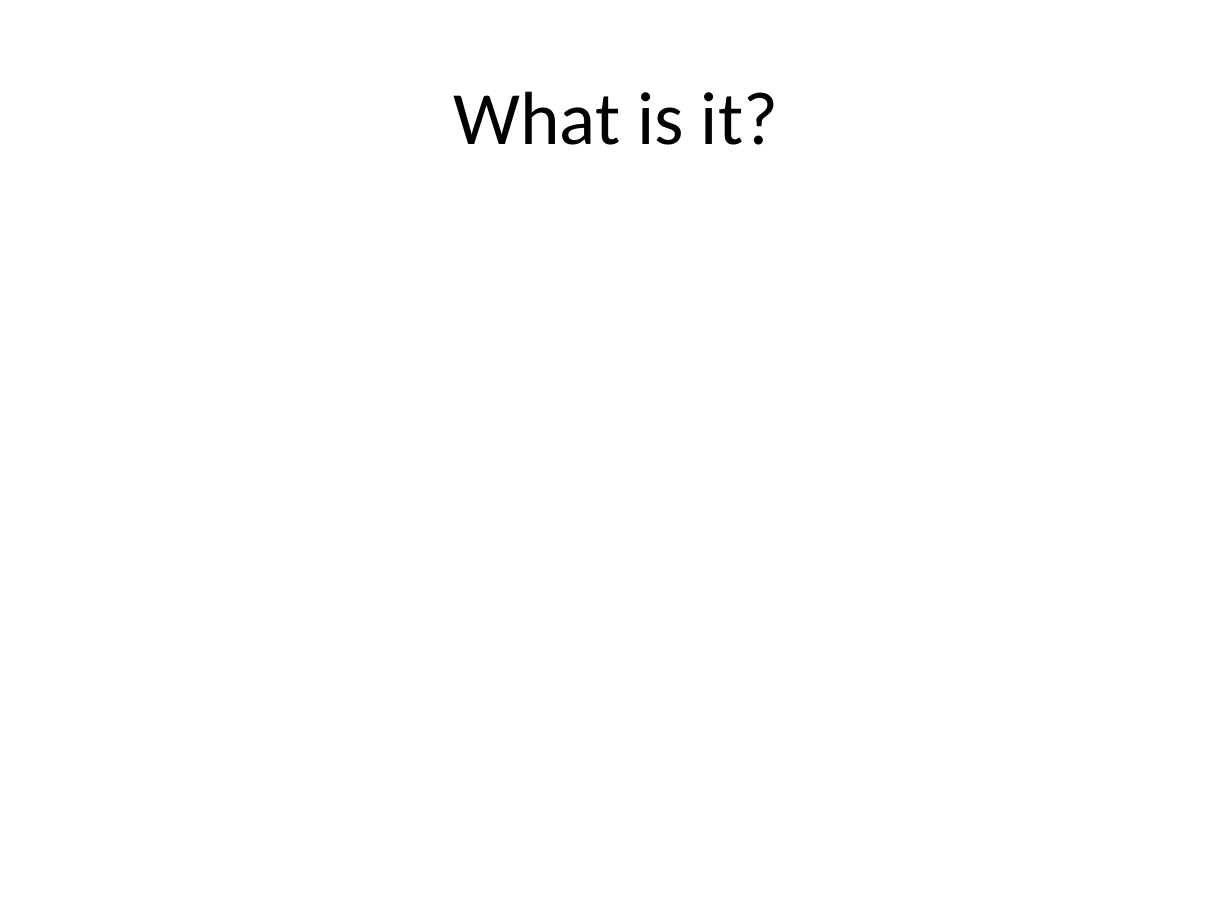
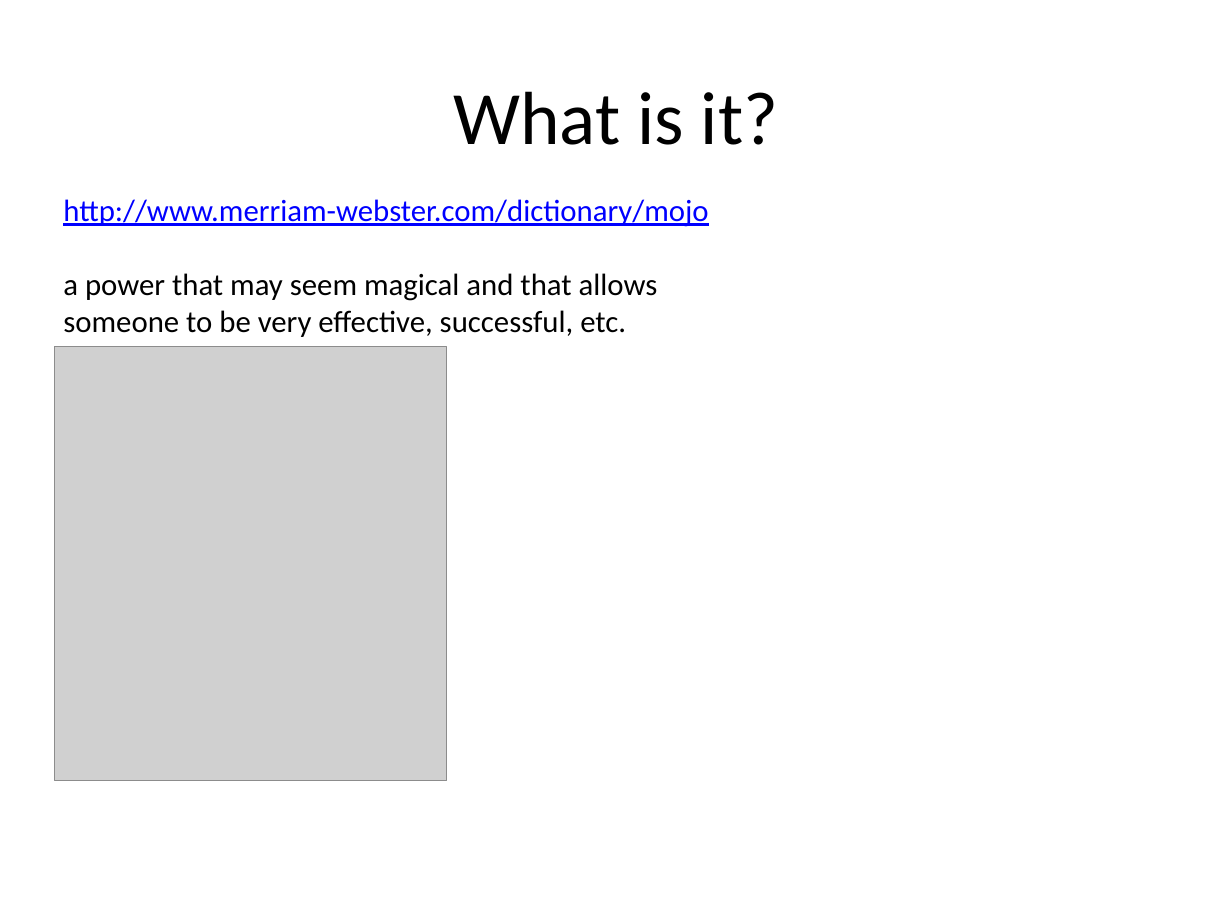
Before and after one commit to paul-burtness/webdevmojo, a slide deck: slide 2 of webdevmojo.pptx. Drawn at 1232x924 pixels with LibreOffice and Linux fonts; fonts in the diff are those of the drawing; grey boxes stand for pictures. Boxes give left, top, right and bottom in pixels: in the first picture for what was removed or moved away, otherwise in the second. Text is boxed around its words. In the diff, an @@ line names an element or a change of style, - is before the commit and + after.

```diff
--- a/webdevmojo.pptx
+++ b/webdevmojo.pptx
@@ text added at (x1=63, y1=199, x2=708, y2=337), 18 pt, text #000000 @@
+http://www.merriam-webster.com/dictionary/mojo
+a power that may seem magical and that allows someone to be very effective, successful, etc.
@@ picture added at (x1=54, y1=346, x2=446, y2=781) @@
```
Also in this commit, not shown: 5 other slides changed, 2 slides added.
